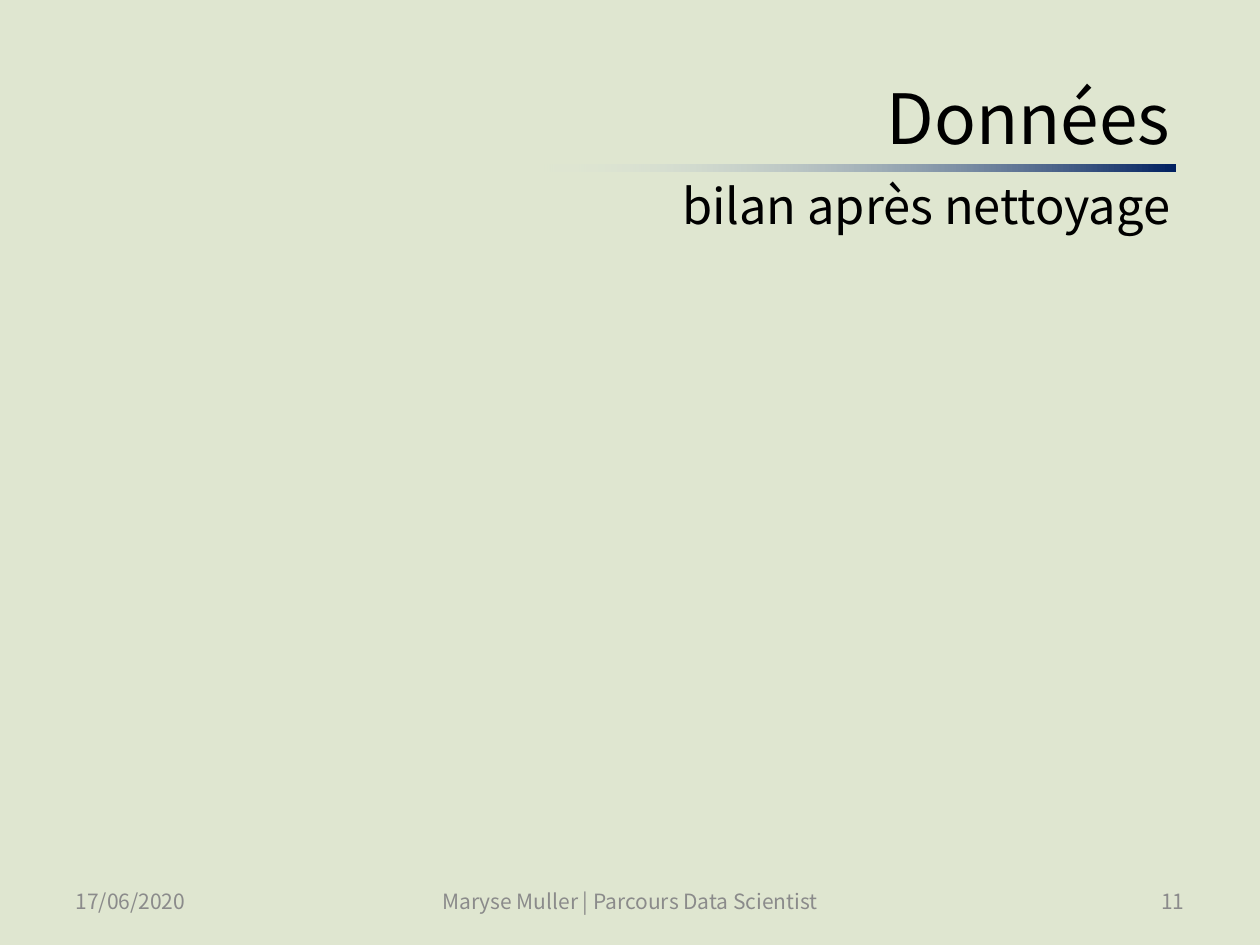
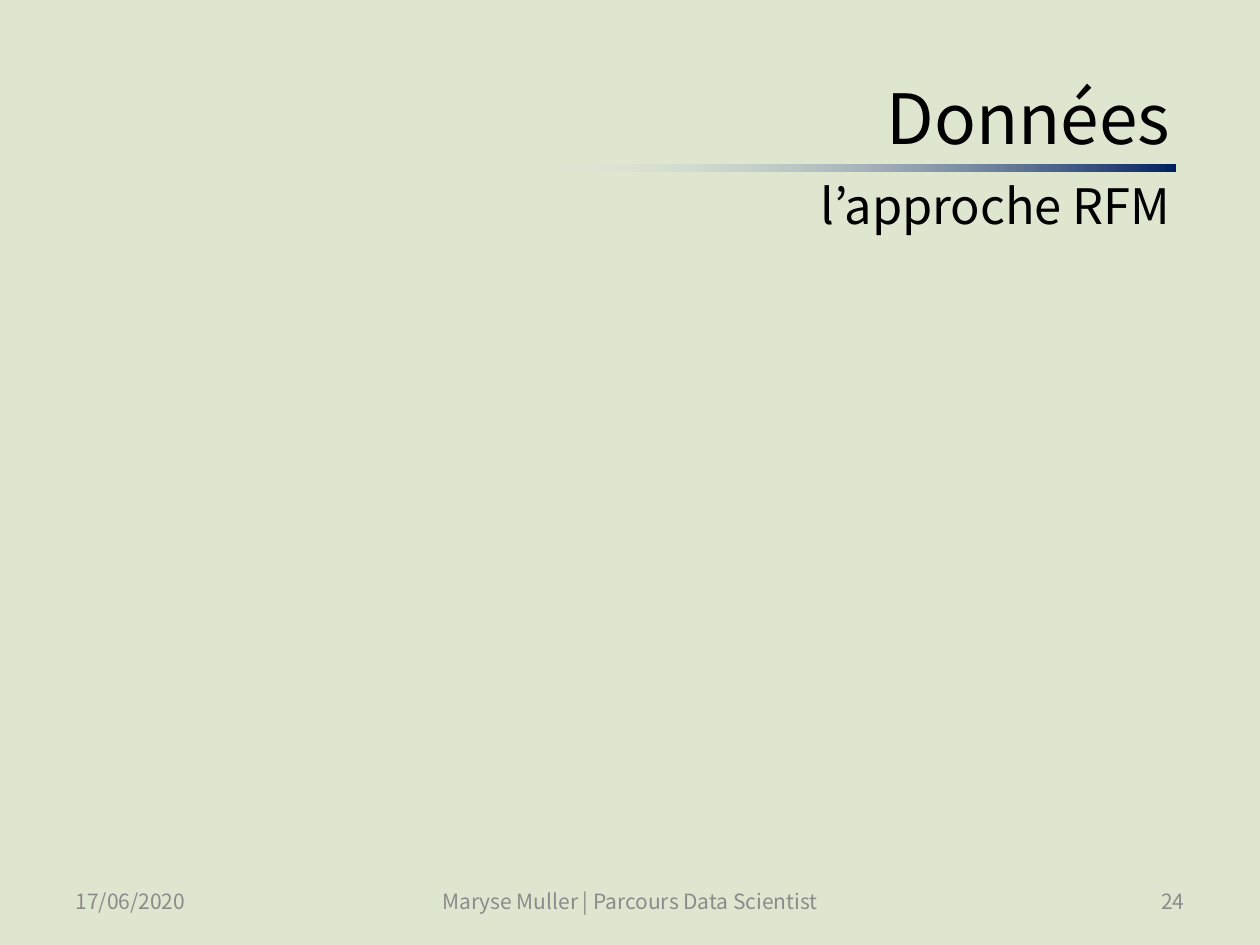
Before and after one commit to SmellyArmure/OC_DS_Project5, a slide deck: slide 24 of PRESENTATION/Projet5.pptx (slide 11 before the commit). Drawn at 1260x945 pixels with LibreOffice and Linux fonts; fonts in the diff are those of the drawing. Boxes give left, top, right and bottom in pixels: in the first picture for what was removed or moved away, otherwise in the second. Text is boxed around its words. In the diff, an @@ line names an element or a change of style, - is before the commit and + after.

Commit message:
Avancé dans la présentation : problématique, données (extraction)

```diff
--- a/PRESENTATION/Projet5.pptx
+++ b/PRESENTATION/Projet5.pptx
@@ title at box(821, 84, 1170, 235): text changed @@
-Données
-bilan après nettoyage
+Données
+l’approche RFM
@@ page number at box(1161, 893, 1184, 909): text changed @@
-11
+24
```
Also in this commit, not shown: 10 other slides changed, 13 slides added, 3 other files.
